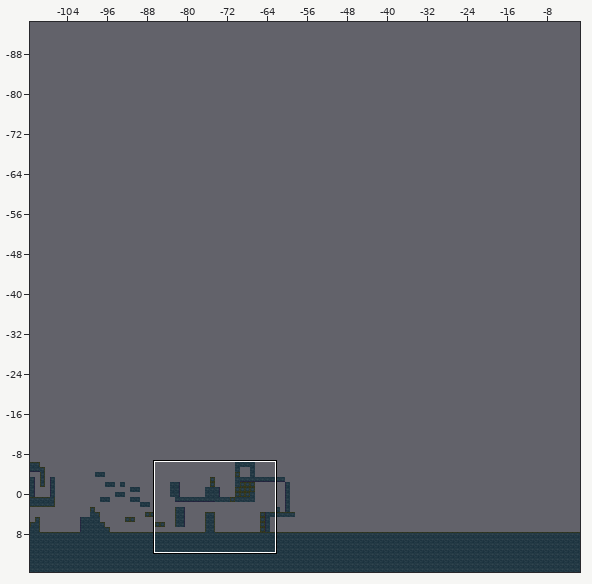
Level history. Tiled map: Assets/TileSource/CityTileMap.tmx. The first picture is a wide view before the edit; the outline marks the close-up.
Close-up. Before the edit:
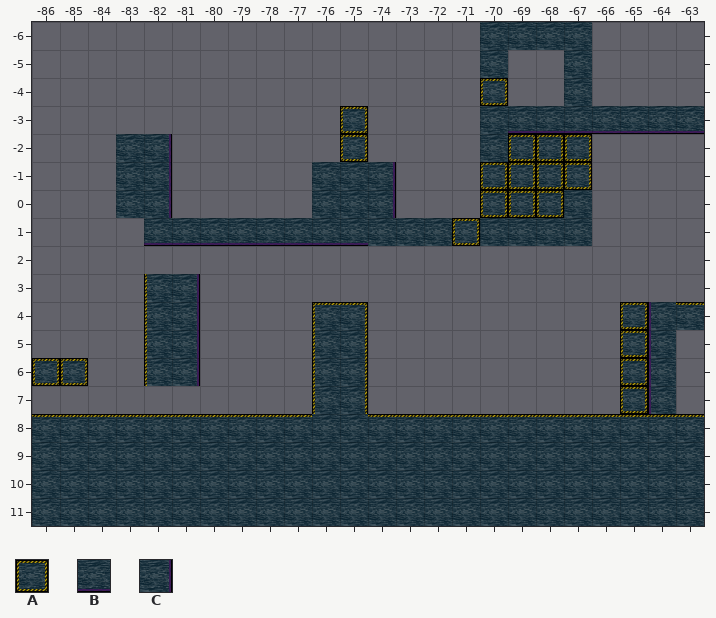
Cells are 32x32 px. Shown: x -86..-63, y -6..11. The commit also changed other parts of the map, which this record leaves out.
Key: from "Robotset": A 13, B 23, C 25.
_ is an empty cell.
Objects are placed by their top-left corner, in cells (3,4 is the top-left corner of cell 3,4); size is 1x1 cell unless given.
Layers that did not change in this view are not listed.
Layer "MagTiles" before, first column x -86:
-6 ________________________
-5 ________________________
-4 ________________________
-3 _________________BBBBBBB
-2 ____C___________________
-1 ____C_______C___________
 0 ____C_______C___________
 1 ____BBBBBBBB____________
 2 ________________________
 3 _____C__________________
 4 _____C__________________
 5 _____C__________________
 6 _____C__________________
 7 ________________________
 8 ________________________
 9 ________________________
10 ________________________
11 ________________________
Objects on layer "CopperBarriers" before:
A at -70,-4
A at -75,-3
A at -67,-2
A at -68,-2
A at -69,-2
A at -75,-2
A at -67,-1
A at -69,-1
A at -68,-1
A at -70,-1
A at -68,0
A at -69,0
A at -70,0
A at -71,1
A at -65,4
A at -65,5
A at -65,6
A at -65,7
Now the later version:
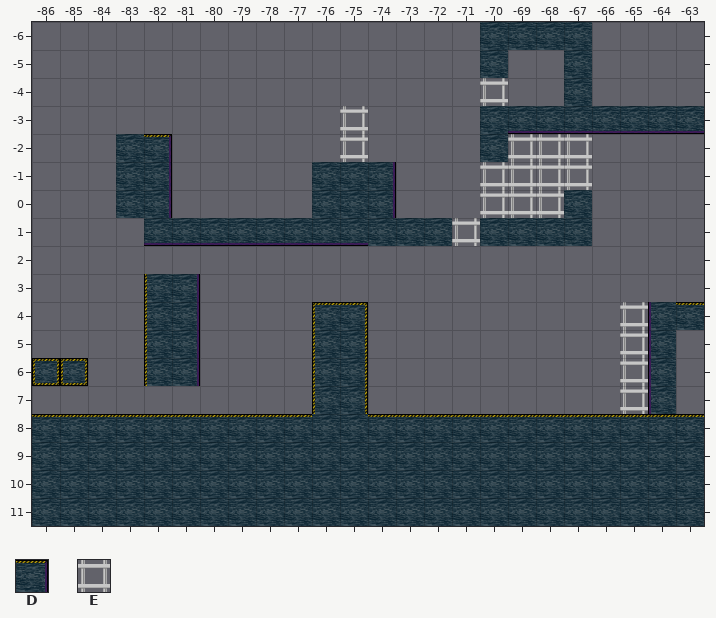
Further tiles: from "Robotset": D 15, E 31.
Changes in this commit:
Layer "CopperBarriers":
changed: A at -75,-3 -> E "MeltBarrier" at -75,-3
changed: A at -67,-2 -> E "MeltBarrier" at -67,-2
changed: A at -68,-2 -> E "MeltBarrier" at -68,-2
changed: A at -69,-2 -> E "MeltBarrier" at -69,-2
changed: A at -75,-2 -> E "MeltBarrier" at -75,-2
changed: A at -67,-1 -> E "MeltBarrier" at -67,-1
changed: A at -69,-1 -> E "MeltBarrier" at -69,-1
changed: A at -68,-1 -> E "MeltBarrier" at -68,-1
changed: A at -70,-1 -> E "MeltBarrier" at -70,-1
changed: A at -68,0 -> E "MeltBarrier" at -68,0
changed: A at -69,0 -> E "MeltBarrier" at -69,0
changed: A at -70,0 -> E "MeltBarrier" at -70,0
changed: A at -71,1 -> E "MeltBarrier" at -71,1
changed: A at -65,4 -> E "MeltBarrier" at -65,4
changed: A at -65,5 -> E "MeltBarrier" at -65,5
changed: A at -65,6 -> E "MeltBarrier" at -65,6
changed: A at -65,7 -> E "MeltBarrier" at -65,7
added: E "MeltBarrier" at -70,-4
removed: A at -70,-4
Layer "MagTiles":
y -2: x -82 C -> D
